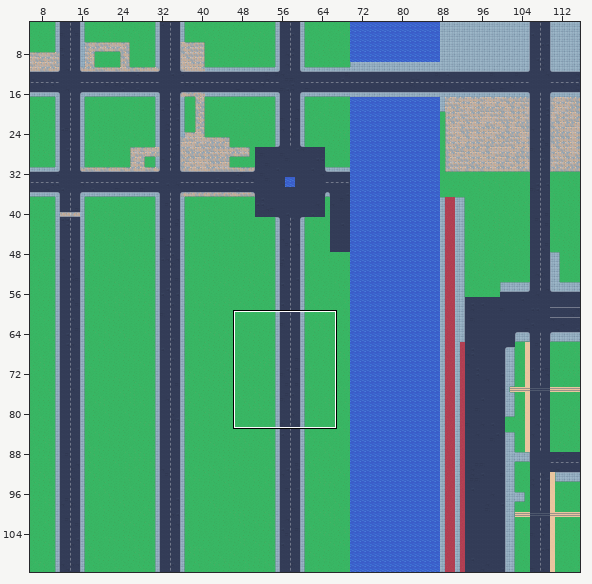
Tiled map (JSON) -- maps/warszawa.tmj. The picture above shows the old version from afar; the outline marks the close-up.
Close-up. Earlier state:
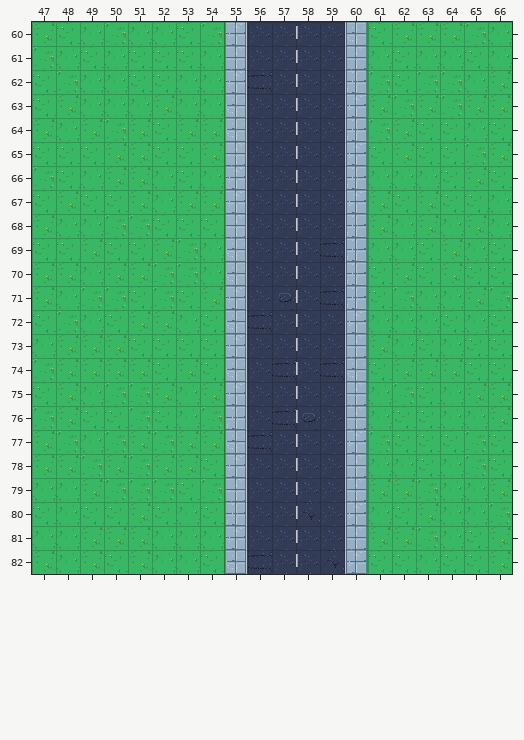
Cells are 32x32 px. Shown: x 47..66, y 60..82. The commit also changed other parts of the map, which this record leaves out.
The same view after the edit:
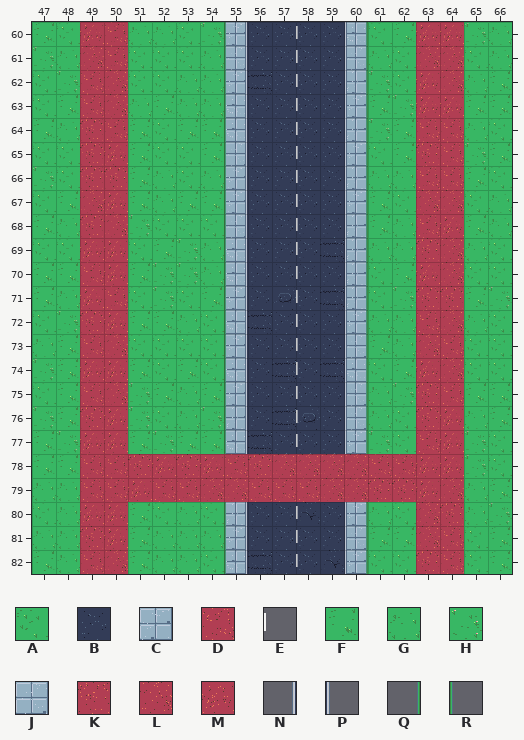
Key: from "training": A 0, B 1, C 2, D 3, E 6, F 8, G 9, H 10, J 15, K 17, L 18, M 19, N 49, P 55, Q 65, R 71.
_ is an empty cell.
Diff:
Layer "ground":
y 60: x 49..50 GH -> MD; x 63..64 FF -> MM
y 61: x 49..50 AG -> LD; x 63..64 GG -> LL
y 62: x 49..50 GG -> DL; x 63..64 HH -> ML
y 63: x 49..50 GG -> DL; x 63..64 FH -> MM
y 64: x 49..50 FH -> KD; x 63..64 AA -> DD
y 65: x 49..50 AF -> KM; x 63..64 AA -> KD
y 66: x 49..50 GF -> KK; x 63..64 GA -> DD
y 67: x 49..50 AA -> LM; x 63..64 FA -> LL
y 68: x 49..50 GH -> KL; x 63..64 FG -> DM
y 69: x 49..50 FA -> MM; x 63..64 AF -> KL
y 70: x 49..50 GF -> DM; x 63..64 AF -> ML
y 71: x 49..50 HH -> MD; x 63..64 GG -> KK
y 72: x 49..50 GA -> KM; x 63..64 GA -> DL
y 73: x 49..50 FF -> DL; x 63..64 AG -> LD
y 74: x 49..50 FF -> MM; x 63..64 FF -> ML
y 75: x 49..50 GH -> DL; x 63..64 AG -> KD
y 76: x 49..50 AA -> KM; x 63..64 AG -> KM
y 77: x 49..50 GH -> MM; x 63..64 AA -> DM
y 78: x 49..64 HFHFFACBBBBJGGAG -> DDKMKMDKLLLLDDMM
y 79: x 49..64 FHHHAHJBBBBJFFHG -> DDMDDLLDDDLLKKML
y 80: x 49..50 AA -> MM; x 63..64 FG -> LK
y 81: x 49..50 FF -> KM; x 63..64 HG -> LD
y 82: x 49..50 FA -> DL; x 63..64 GA -> KD
Layer "markings":
y 78..79: x 58 E -> _
Layer "verge":
y 78..79: x 55 R -> _; x 60 Q -> _
Layer "curb":
y 78..79: x 55 N -> _; x 60 P -> _
Boxes around the changes in both close-ups, in picture pixels (x1, y1, x2, y2):
changed: (80, 22, 464, 574)
